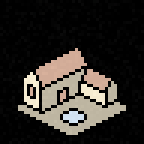
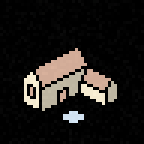
Layer changes from the first w=144, h=144 image to the second:
removed group "Directions" (4 layers) over <box>18,99,126,135</box>
removed layer "None" from group "Directions" over <box>18,99,126,135</box>
removed layer "Yard" over <box>18,96,126,135</box>
